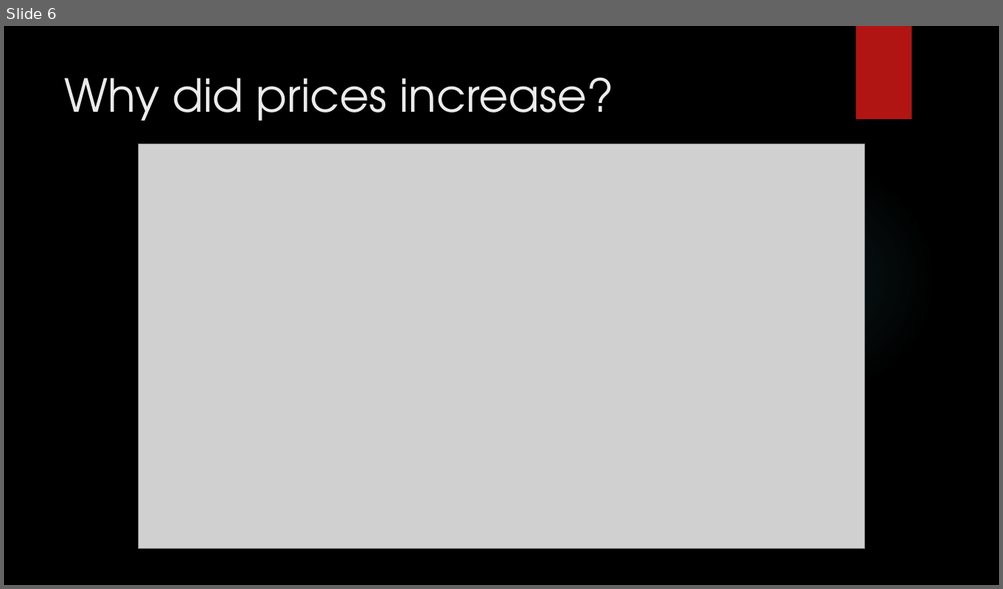
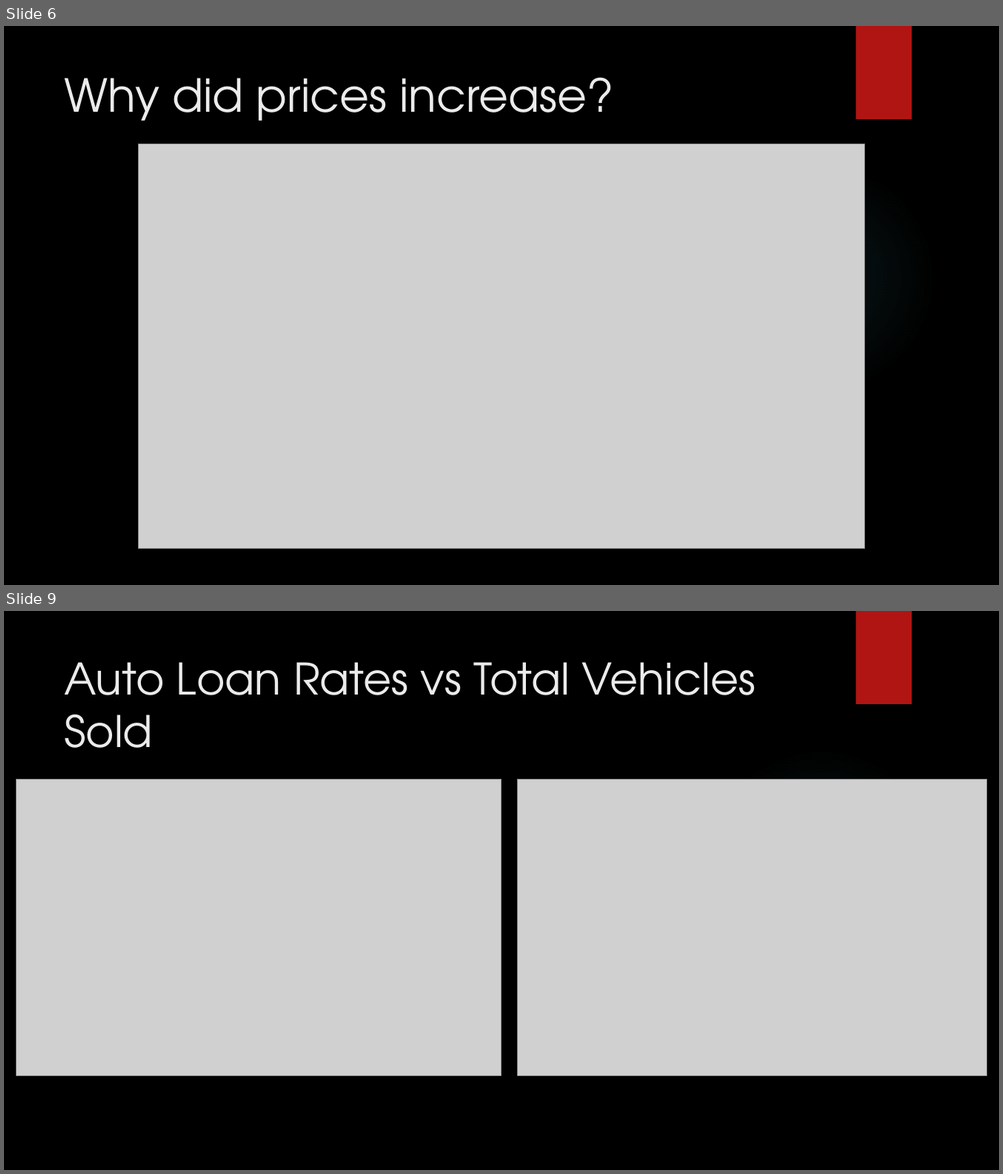
Before and after one commit to T800-101A/Impact_Vehicule_COVID-19, a slide deck: Project 1 Presentation .pptx. Shown one above the other, each under a label of ours: slide 6 before the commit, slides 6 and 9 after it; the slides between them are not shown. The pictures are 1003x589 and 1003x1174 pixels, drawn with LibreOffice and Linux fonts; fonts in the diff are those of the drawing; grey boxes stand for pictures; background and template pictures are left out. Boxes give left, top, right and bottom in pixels: in the first picture for what was removed or moved away, otherwise in the second. Text is boxed around its words. In the diff, an @@ line names an element or a change of style, - is before the commit and + after.

Commit message:
Add files via upload
Uploaded updated presentation. added slides 7-9

```diff
--- a/Project 1 Presentation .pptx
+++ b/Project 1 Presentation .pptx
@@ slide 9 added at (4, 611, 999, 1170), background picture (left out); not listed: 2 template elements that a slide beside it also shows @@
@@ title added at (64, 662, 755, 748), 42 pt, text #EBEBEB @@
+Auto Loan Rates vs Total Vehicles Sold
@@ picture added at (16, 779, 501, 1076) @@
@@ picture added at (518, 779, 987, 1076) @@
```
Also in this commit, not shown: 2 other slides added, 1 slide removed.
